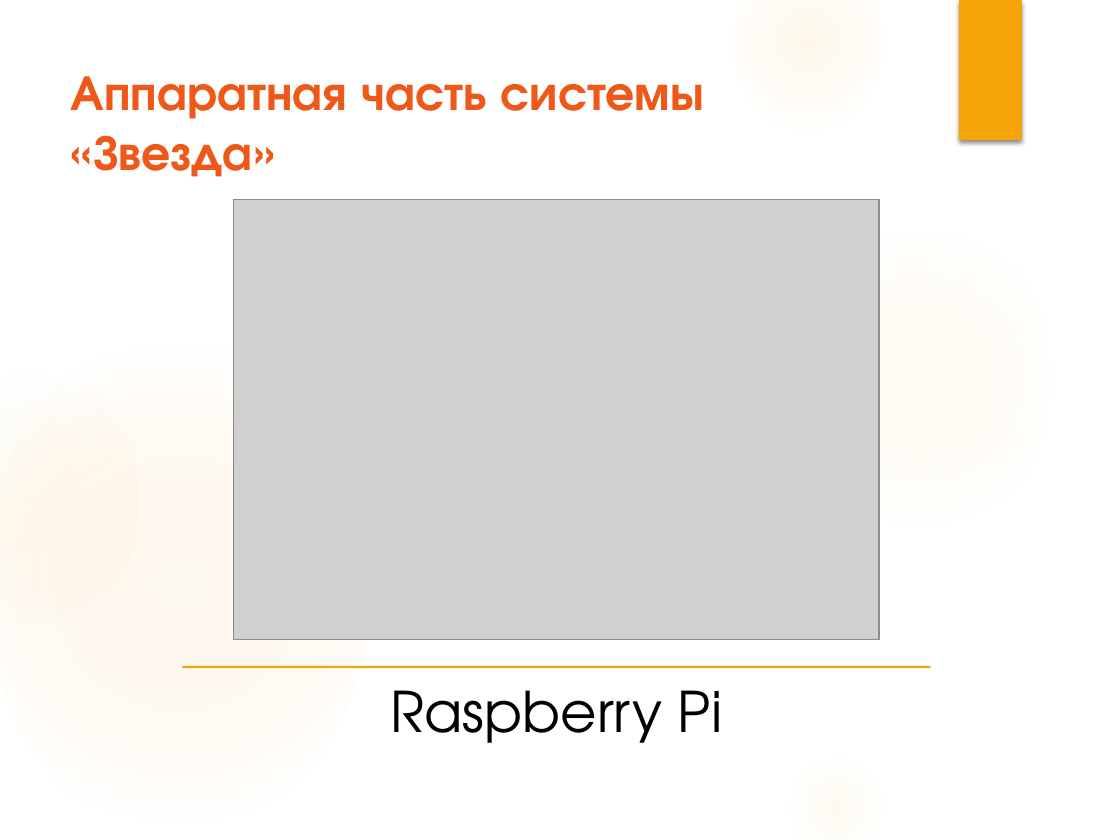
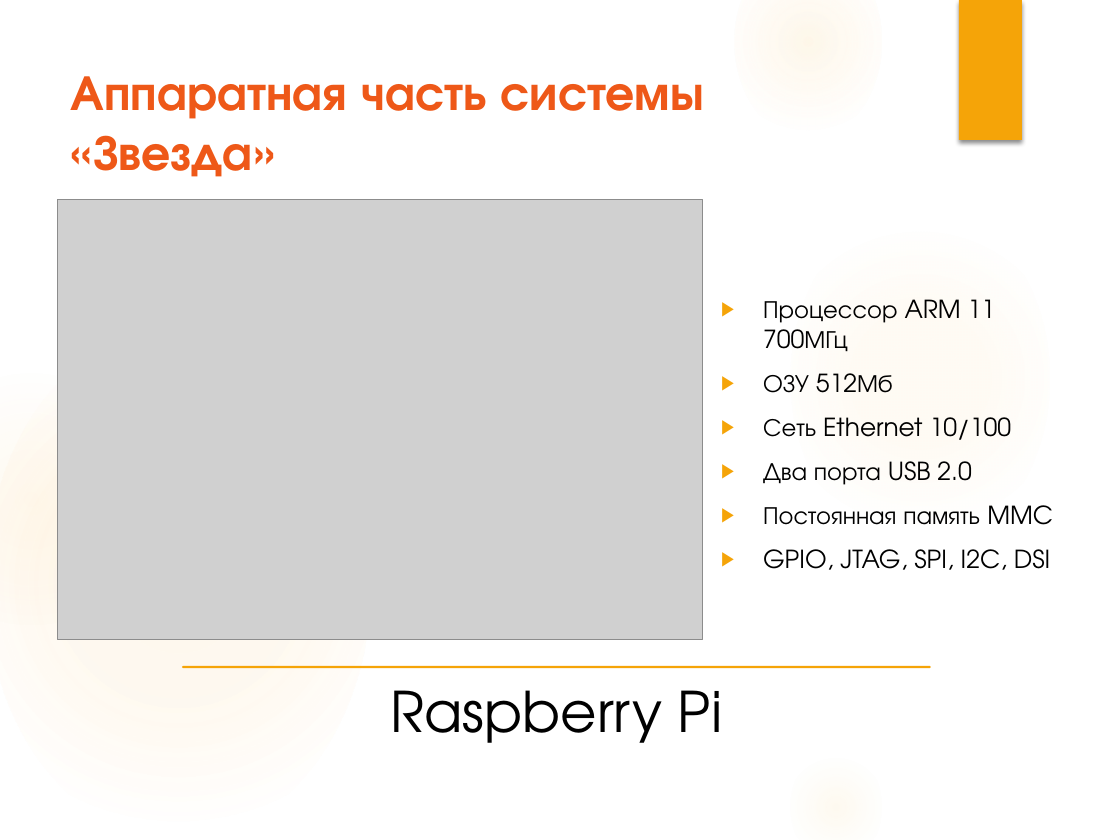
Before and after one commit to PostHttp/Diplom, a slide deck: slide 3 of Danilov_O_V.pptx (slide 2 before the commit). Drawn at 1120x840 pixels with LibreOffice and Linux fonts; fonts in the diff are those of the drawing; grey boxes stand for pictures. Boxes give left, top, right and bottom in pixels: in the first picture for what was removed or moved away, otherwise in the second. Text is boxed around its words. In the diff, an @@ line names an element or a change of style, - is before the commit and + after.

```diff
--- a/Danilov_O_V.pptx
+++ b/Danilov_O_V.pptx
@@ picture moved from (x1=234, y1=199, x2=879, y2=640) to (x1=57, y1=199, x2=702, y2=640) @@
@@ text added at (x1=763, y1=299, x2=1053, y2=570), 16 pt, text #000000 @@
+▶ Процессор ARM 11 700МГц
+▶ ОЗУ 512Мб
+▶ Сеть Ethernet 10/100
+▶ Два порта USB 2.0
+▶ Постоянная память MMC
+▶ GPIO, JTAG, SPI, I2C, DSI
```
Also in this commit, not shown: 7 other slides changed, 2 slides added, 1 slide removed, 17 other files.
